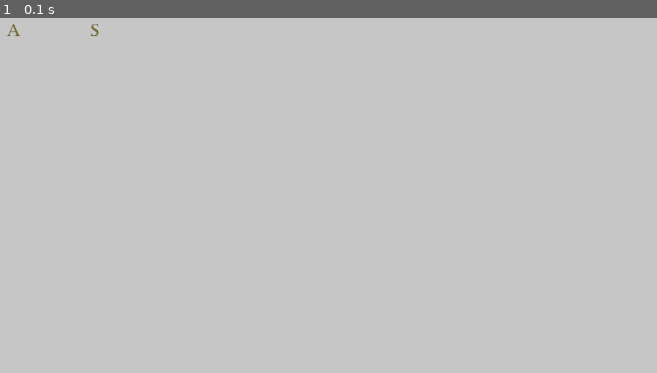
Above: before the commit, frame 1.
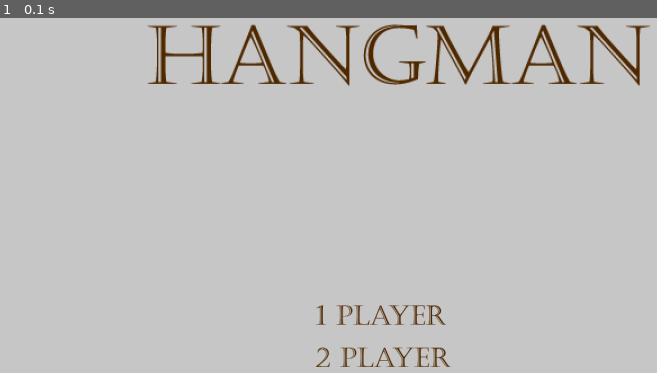
Above: after the commit, the same moment.

Repository: OM3G424747/Pygame_Hangman
Game: pygame game, started from Hangman Game.py
The game is run twice, just before and just after one commit, with the same random seed, the same clock (stepped at 60 frames per second) and the same inputs.
Inputs:
- Up to frame 1 (0.1 s): no input

The runs differ from the first frame. In frame 1, 4.4% of the frame differs, in the area x 0-99%, y 1-99%.

Commit message:
Updated assets for menu
updated menu display in-game

Diff:
--- a/Hangman Game.py
+++ b/Hangman Game.py
@@ -63,6 +63,10 @@
         ChooseWords = False
         letterGuessed = ""
         turn = ""
+
+        title = GameObject("assets/Menu/Title.png", 350,100,896,110)
+        onePlayer = GameObject("assets/Menu/singlePlayer.png", 650,600,233,34)
+        twoPlayer = GameObject("assets/Menu/2Player.png", 650,675,241,34)
 
         letterA = GameObject("assets/A.png", 100,100,26,21)
         letterB = GameObject("assets/B.png", 100,100,20,21)
@@ -98,10 +102,9 @@
                 if event.type == pygame.QUIT:
                     Game_Over = True
                 keys = pygame.key.get_pressed()
+
                 if keys[pygame.K_ESCAPE] == True:
                     Game_Over = True
-
-                print(keys)
 
                 if keys[pygame.K_a] == True: #Checks for A Key - to be repeated for entire keyboard
                     if "A" not in GuessList:
@@ -211,10 +214,14 @@
             #ToDo - possibly add option for AI difficulty to increase
             if GameMenu == True:
                 self.Game_Screen.fill(LightGrey_Colour)
-                letterA.Draw(self.Game_Screen) #added to test letter size and postioning - To be Removed!
-
-                letterS.X_pos = 250 #added to test letter size and postioning - To be Removed!
-                letterS.Draw(self.Game_Screen) #added to test letter size and postioning - To be Removed!
+                title.Draw(self.Game_Screen)
+                onePlayer.Draw(self.Game_Screen)
+                twoPlayer.Draw(self.Game_Screen)
+                if event.type == pygame.MOUSEBUTTONDOWN:
+                    pos = pygame.mouse.get_pos
+                    print(pos)
+
+
 
             elif GameMenu == False and OnePlayerGame == True:
                 pass
Binary file added: assets/Menu/2Player.png
Binary file added: assets/Menu/Title.png
Binary file added: assets/Menu/randomWord.png
Binary file added: assets/Menu/selectWord.png
Binary file added: assets/Menu/singlePlayer.png
